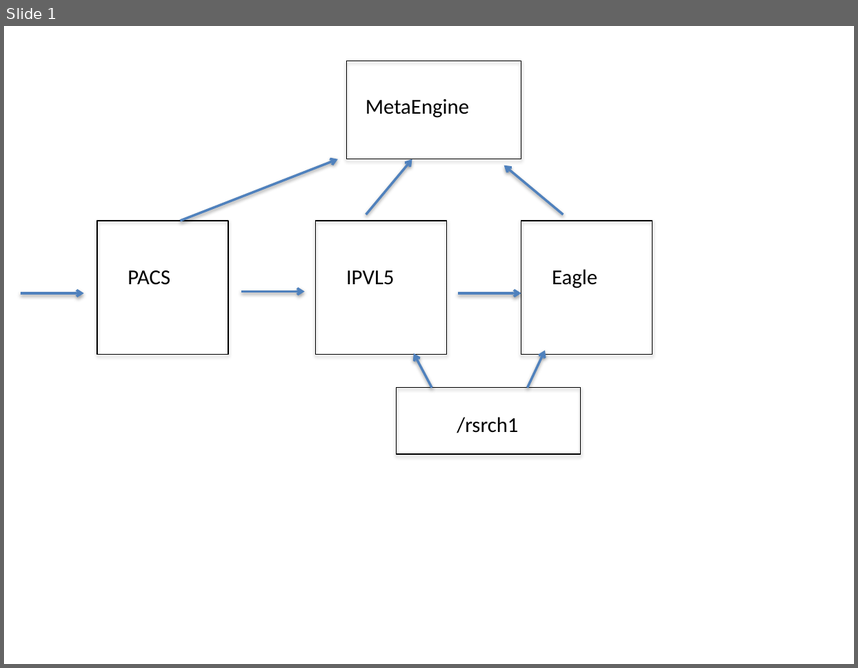
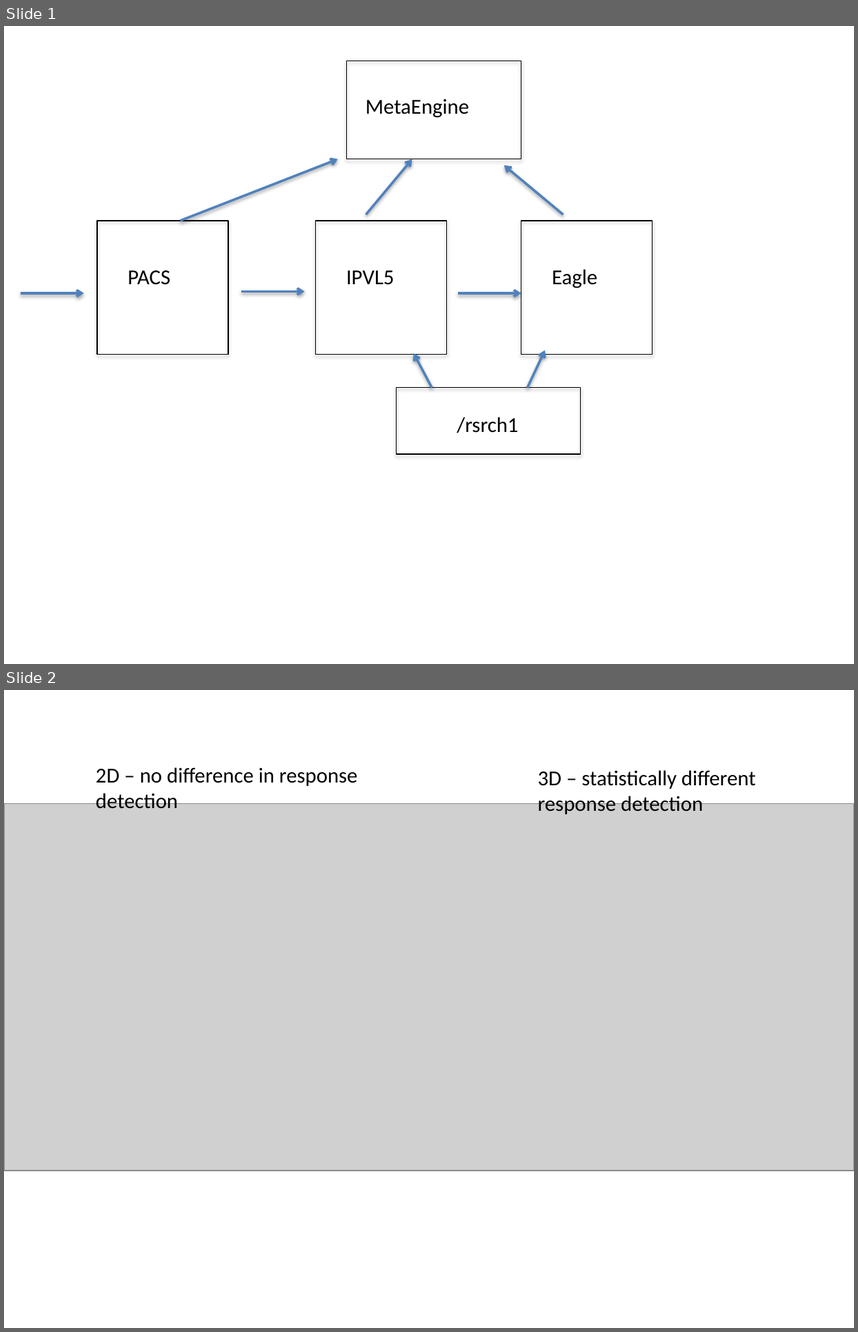
Before and after one commit to ImageGuidedTherapyLab/ImageFeatureSegmentationExample, a slide deck: pdffig/figures.pptx. Shown one above the other, each under a label of ours: slide 1 before the commit, slides 1 and 2 after it. The pictures are 858x668 and 858x1332 pixels, drawn with LibreOffice and Linux fonts; fonts in the diff are those of the drawing; grey boxes stand for pictures; background and template pictures are left out. Boxes give left, top, right and bottom in pixels: in the first picture for what was removed or moved away, otherwise in the second. Text is boxed around its words. In the diff, an @@ line names an element or a change of style, - is before the commit and + after.

```diff
--- a/pdffig/figures.pptx
+++ b/pdffig/figures.pptx
@@ slide 2 added at bbox=[4, 690, 854, 1328], background #FFFFFF @@
@@ text added at bbox=[96, 767, 358, 809], 18 pt, text #000000 @@
+2D – no difference in response
+detection
@@ text added at bbox=[538, 770, 756, 814], 18 pt, text #000000 @@
+3D – statistically different response detection
@@ picture added at bbox=[4, 803, 854, 1170] @@
```
Also in this commit, not shown: 1 other slide added, 3 other files.
